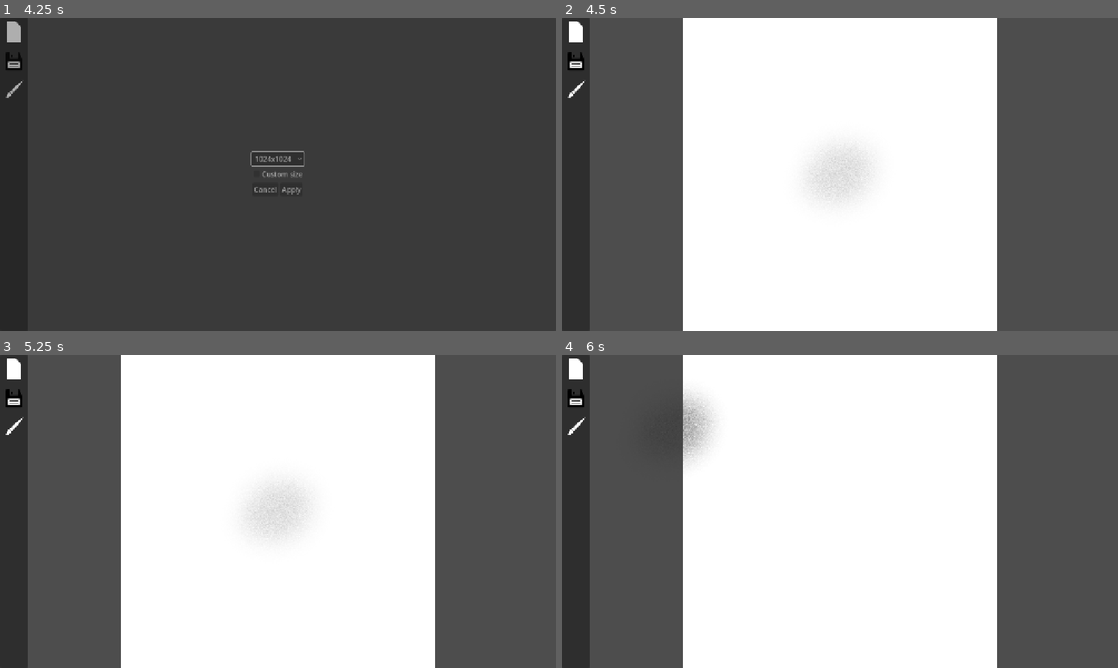
Above: before the commit, frames 1-4 (two rows, left to right).
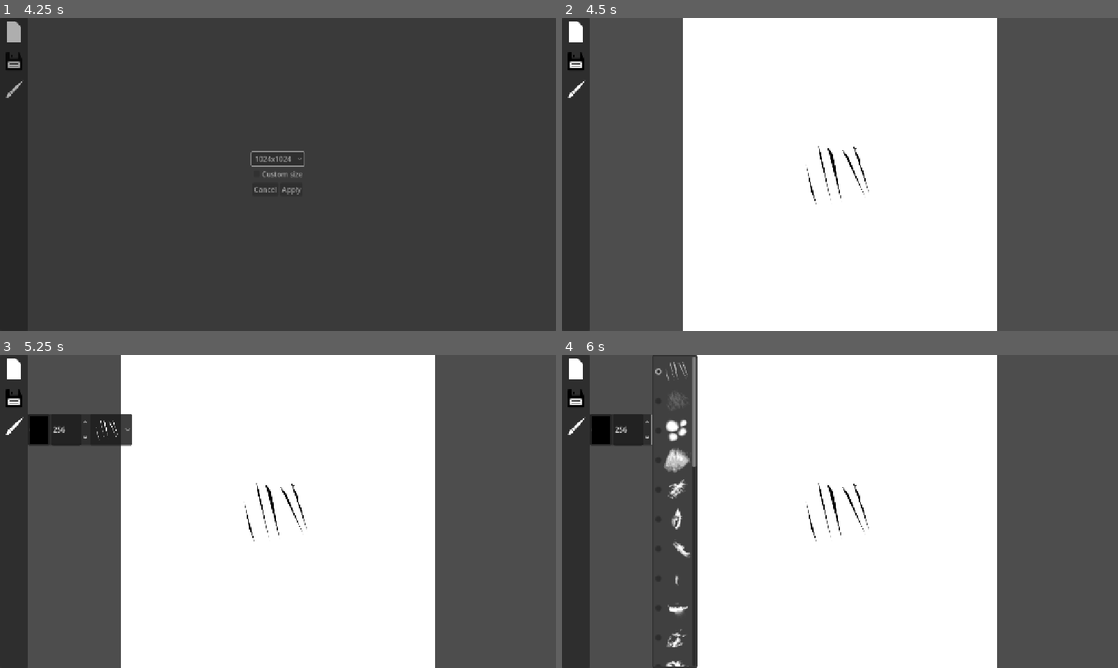
Above: after the commit, the same moments.

Repository: ObaniGemini/TabledotMapper
Game: Godot game, scene res://main.tscn
Two runs of this game, one before a commit and one after it. Both use one fixed random seed, a clock stepped at 60 frames per second and the inputs below.
Inputs (mouse positions are in pixels of both pictures, inside the frame that each line leads up to):
- Up to frame 1 (4.25 s): click (11, 30) at 0.5 s; click (11, 30) at 1.25 s; click (11, 89) at 2 s; click "1024x1024" at 2.75 s; click "Custom size" at 3.5 s
- Up to frame 2 (4.5 s): click "Apply" at 4.25 s
- Up to frame 3 (5.25 s): click (11, 426) at 5 s
- Up to frame 4 (6 s): click (673, 430) at 5.77 s

Frame 1 is identical in both runs. In frame 2, 0.8% of the frame differs, in the area x 44-56%, y 40-60%; in frame 3, 2.6%; in frame 4, 5.2%, in the area x 1-56%, y 0-100%.

Commit message:
Allow changing brush parameters

Diff:
--- a/canvas.gd
+++ b/canvas.gd
@@ -21,6 +21,9 @@
 	goal_zoom = $Camera2D.zoom.x
 	max_zoom = goal_zoom * 0.5
 
+	brush.update_brush(get_parent().get_brush_texture())
+	brush.update_properties(get_parent().get_brush_size(), get_parent().get_brush_color())
+
 func blit():
 	texture.update(image)
 
@@ -39,9 +42,6 @@
 	canvas_rect.size -= Vector2i( maxi( width, canvas_rect.position.x + canvas_rect.size.x ), maxi( height, canvas_rect.position.y + canvas_rect.size.y ) ) - Vector2i( width, height )
 
 	var brush_rect := Rect2i( canvas_rect.position.x - base_rect.position.x, canvas_rect.position.y - base_rect.position.y, canvas_rect.size.x, canvas_rect.size.y )
-
-	print(brush_rect)
-	print(canvas_rect)
 
 	image.blend_rect(brush.image, brush_rect, canvas_rect.position)
 
--- a/canvas.tscn
+++ b/canvas.tscn
@@ -20,5 +20,6 @@
 texture = SubResource("ViewportTexture_75aqd")
 
 [node name="Brush" parent="." instance=ExtResource("2_pfdkn")]
+position = Vector2(-1, 0)
 
 [node name="Camera2D" type="Camera2D" parent="."]
--- a/main.gd
+++ b/main.gd
@@ -4,7 +4,7 @@
 var canvas = null
 
 func new_map(dim: Array):
-	if canvas != null:
+	if canvas:
 		canvas.queue_free()
 
 	canvas = CANVAS_CLASS.instantiate()
@@ -18,3 +18,21 @@
 		return
 
 	canvas.viewport.get_texture().get_image().save_png("user://" + map_name + ".png")
+
+
+func brush_color(c: Color):
+	if canvas:
+		canvas.brush.update_properties(canvas.brush.size, c)
+
+func brush_size(s: int):
+	if canvas:
+		canvas.brush.update_properties(s, canvas.brush.color)
+
+func brush_texture(t: CompressedTexture2D):
+	if canvas:
+		canvas.brush.update_brush(t)
+
+
+func get_brush_color(): return $UI.get_node("Submenus/Brushparameters").color()
+func get_brush_size(): return $UI.get_node("Submenus/Brushparameters").size()
+func get_brush_texture(): return $UI.get_node("Submenus/Brushparameters").brush()
--- a/scenes/brush.gd
+++ b/scenes/brush.gd
@@ -1,16 +1,19 @@
 extends Sprite2D
 
-var base_image := load("res://brushes/sand.png")
+var base_image : CompressedTexture2D
 var image : Image = Image.new()
 
 var size := 1
 var color := Color(1, 1, 1)
 
-func _ready():
-	update_properties(512, Color(0, 0, 0, 0.25))
-
 func blit():
 	texture.set_image(image)
+
+
+func update_brush(tex: CompressedTexture2D):
+	base_image = tex
+	update_properties(size, color)
+
 
 func update_properties(s: int, c: Color):
 	size = s
--- /dev/null
+++ b/submenus/brush.gd
@@ -0,0 +1,50 @@
+extends SubMenu
+
+const BRUSHES_PATHES := ["res://brushes"]
+
+signal update_color(c: Color)
+signal update_size(s: int)
+signal update_brush(b: CompressedTexture2D)
+
+var brushes := []
+
+func _ready():
+	for path in BRUSHES_PATHES:
+		var dir := DirAccess.open(path)
+		dir.include_hidden = false
+		dir.include_navigational = false
+
+		for file in dir.get_files():
+			if file.get_extension().ends_with("import"):
+				continue
+
+			# will have to fix in future
+			if file.get_extension() == "png":
+				print(path + "/" + file)
+				brushes.append(load(path + "/" + file))
+				var im := Image.new()
+				im.copy_from(brushes.back().get_image())
+				im.resize(64, 64)
+				$HBoxContainer/Brush.add_icon_item(ImageTexture.create_from_image(im), "")
+
+	$HBoxContainer/Color.color_changed.connect(_update_color)
+	$HBoxContainer/Size.value_changed.connect(_update_size)
+	$HBoxContainer/Brush.item_selected.connect(_update_brush)
+
+func color() -> Color:
+	return $HBoxContainer/Color.color
+
+func size() -> int:
+	return int($HBoxContainer/Size.value)
+
+func brush() -> CompressedTexture2D:
+	return brushes[$HBoxContainer/Brush.get_selected_id()]
+
+func _update_color(c: Color):
+	update_color.emit(c)
+
+func _update_size(v: float):
+	update_size.emit(int(v))
+
+func _update_brush(id: int):
+	update_brush.emit(brushes[id])
--- /dev/null
+++ b/submenus/brush.tscn
@@ -0,0 +1,31 @@
+[gd_scene load_steps=2 format=3 uid="uid://djnig1eitlucs"]
+
+[ext_resource type="Script" uid="uid://cqf4xr8nov7md" path="res://submenus/brush.gd" id="1_3k8q0"]
+
+[node name="Brushparameters" type="PanelContainer"]
+custom_minimum_size = Vector2(0, 64)
+offset_right = 176.0
+offset_bottom = 40.0
+script = ExtResource("1_3k8q0")
+
+[node name="HBoxContainer" type="HBoxContainer" parent="."]
+layout_mode = 2
+mouse_filter = 2
+
+[node name="Color" type="ColorPickerButton" parent="HBoxContainer"]
+layout_mode = 2
+mouse_filter = 1
+text = "Color"
+
+[node name="Size" type="SpinBox" parent="HBoxContainer"]
+layout_mode = 2
+mouse_filter = 1
+min_value = 2.0
+max_value = 512.0
+step = 2.0
+value = 256.0
+rounded = true
+
+[node name="Brush" type="OptionButton" parent="HBoxContainer"]
+layout_mode = 2
+mouse_filter = 1
--- /dev/null
+++ b/submenus/submenu.gd
@@ -0,0 +1,21 @@
+class_name SubMenu extends Control
+
+@export var linked : Control
+var cb := ready.connect(fake_ready)
+
+func fake_ready():
+	hide()
+
+	linked.mouse_entered.connect(hover)
+	linked.mouse_exited.connect(try_unhover)
+	mouse_exited.connect(try_unhover)
+
+func hover():
+	global_position.y = linked.global_position.y
+	show()
+
+func try_unhover():
+	if Rect2(Vector2(), size).has_point(get_local_mouse_position()):
+		return
+
+	hide()
--- a/ui.gd
+++ b/ui.gd
@@ -49,6 +49,10 @@
 
 	$Panel/VBoxContainer/Save.disabled = true
 
+	$Submenus/Brushparameters.update_color.connect(get_parent().brush_color)
+	$Submenus/Brushparameters.update_size.connect(get_parent().brush_size)
+	$Submenus/Brushparameters.update_brush.connect(get_parent().brush_texture)
+
 
 func new_map(dim: Array):
 	get_parent().new_map(dim)
--- a/ui.tscn
+++ b/ui.tscn
@@ -1,9 +1,10 @@
-[gd_scene load_steps=5 format=3 uid="uid://bcr83y22mm7cp"]
+[gd_scene load_steps=6 format=3 uid="uid://bcr83y22mm7cp"]
 
 [ext_resource type="Texture2D" uid="uid://cq8addigbiajh" path="res://menu/new.png" id="1_fyqef"]
 [ext_resource type="Script" uid="uid://tuplu0io8054" path="res://ui.gd" id="1_m6e0p"]
 [ext_resource type="Texture2D" uid="uid://cdf0h64eba66c" path="res://menu/save.png" id="3_27fn8"]
 [ext_resource type="Texture2D" uid="uid://d3i1p4a6a35xm" path="res://menu/paint.png" id="4_nltto"]
+[ext_resource type="PackedScene" uid="uid://djnig1eitlucs" path="res://submenus/brush.tscn" id="5_ibotj"]
 
 [node name="UI" type="CanvasLayer"]
 layer = 128
@@ -41,6 +42,18 @@
 texture_disabled = ExtResource("4_nltto")
 texture_focused = ExtResource("4_nltto")
 
+[node name="Submenus" type="Control" parent="."]
+layout_mode = 3
+anchors_preset = 0
+offset_left = 64.0
+offset_right = 64.0
+mouse_filter = 2
+
+[node name="Brushparameters" parent="Submenus" node_paths=PackedStringArray("linked") instance=ExtResource("5_ibotj")]
+layout_mode = 0
+offset_bottom = 64.0
+linked = NodePath("../../Panel/VBoxContainer/Paint")
+
 [node name="Popup" type="PanelContainer" parent="."]
 visible = false
 modulate = Color(1, 1, 1, 0.5882353)
Not shown, added: submenus/brush.gd.uid
Not shown, added: submenus/submenu.gd.uid
